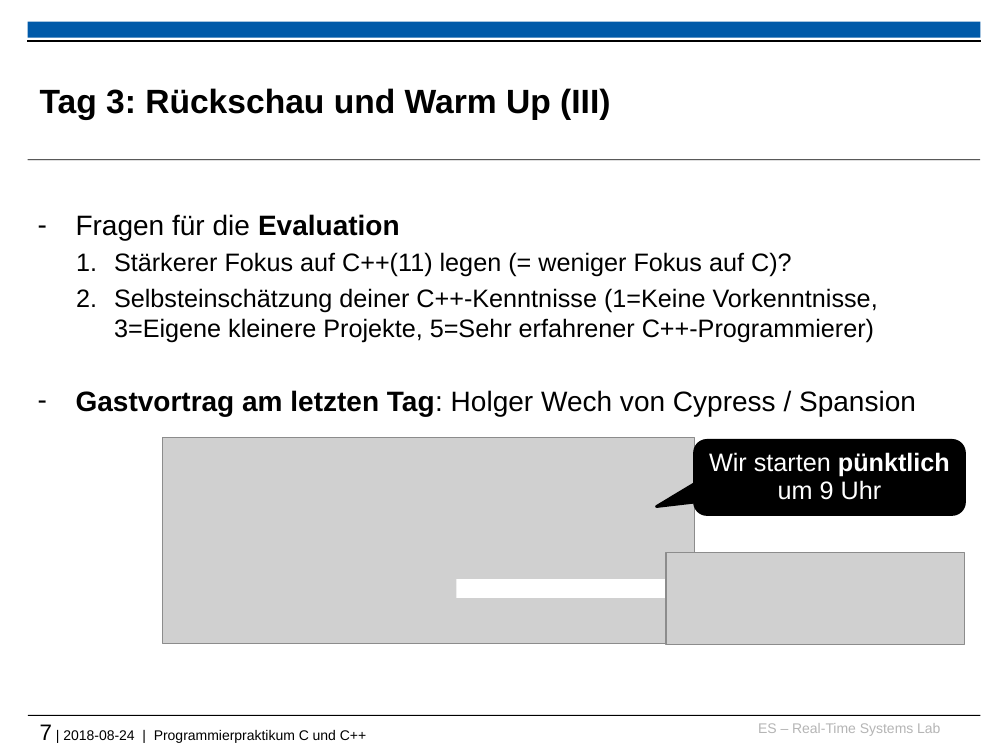
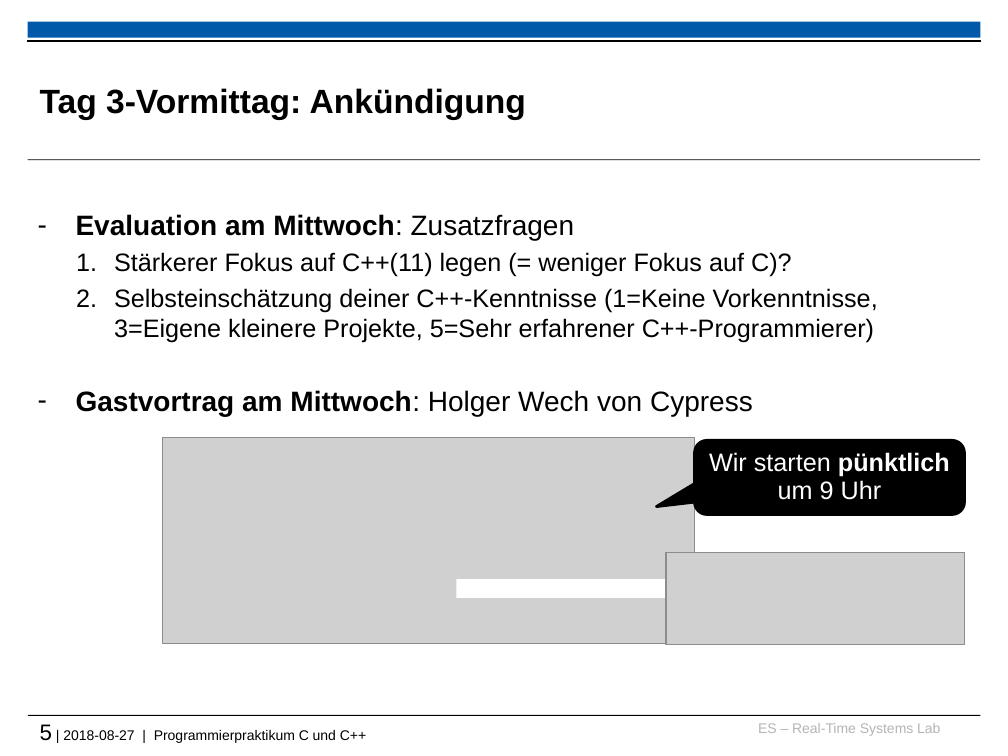
Before and after one commit to Gafielt/tud-cppp, a slide deck: slide 5 of 2018/recap_and_warmup_slides.pptx (slide 7 before the commit). Drawn at 1008x756 pixels with LibreOffice and Linux fonts; fonts in the diff are those of the drawing; grey boxes stand for pictures; background and template pictures are left out. Boxes give left, top, right and bottom in pixels: in the first picture for what was removed or moved away, otherwise in the second. Text is boxed around its words. In the diff, an @@ line names an element or a change of style, - is before the commit and + after.

```diff
--- a/2018/recap_and_warmup_slides.pptx
+++ b/2018/recap_and_warmup_slides.pptx
@@ title at (40, 88, 526, 120): text changed @@
-Tag 3: Rückschau und Warm Up (III)
+Tag 3-Vormittag: Ankündigung
@@ text at (76, 214, 575, 241): text changed; bold on @@
-– Fragen für die Evaluation
+– Evaluation am Mittwoch: Zusatzfragen
@@ text at (76, 390, 753, 416): text changed; bold on @@
-– Gastvortrag am letzten Tag: Holger Wech von Cypress / Spansion
+– Gastvortrag am Mittwoch: Holger Wech von Cypress
@@ text at (40, 724, 366, 743): text changed @@
-7 | 2018-08-24 | Programmierpraktikum C und C++
+5 | 2018-08-27 | Programmierpraktikum C und C++
```
Also in this commit, not shown: 2 other slides changed, 1 slide removed.
